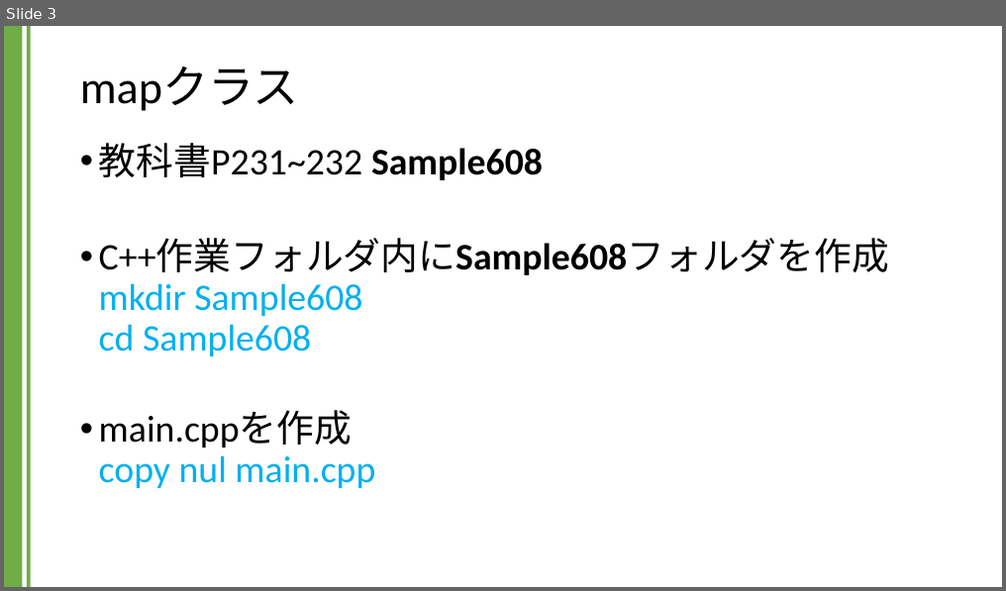
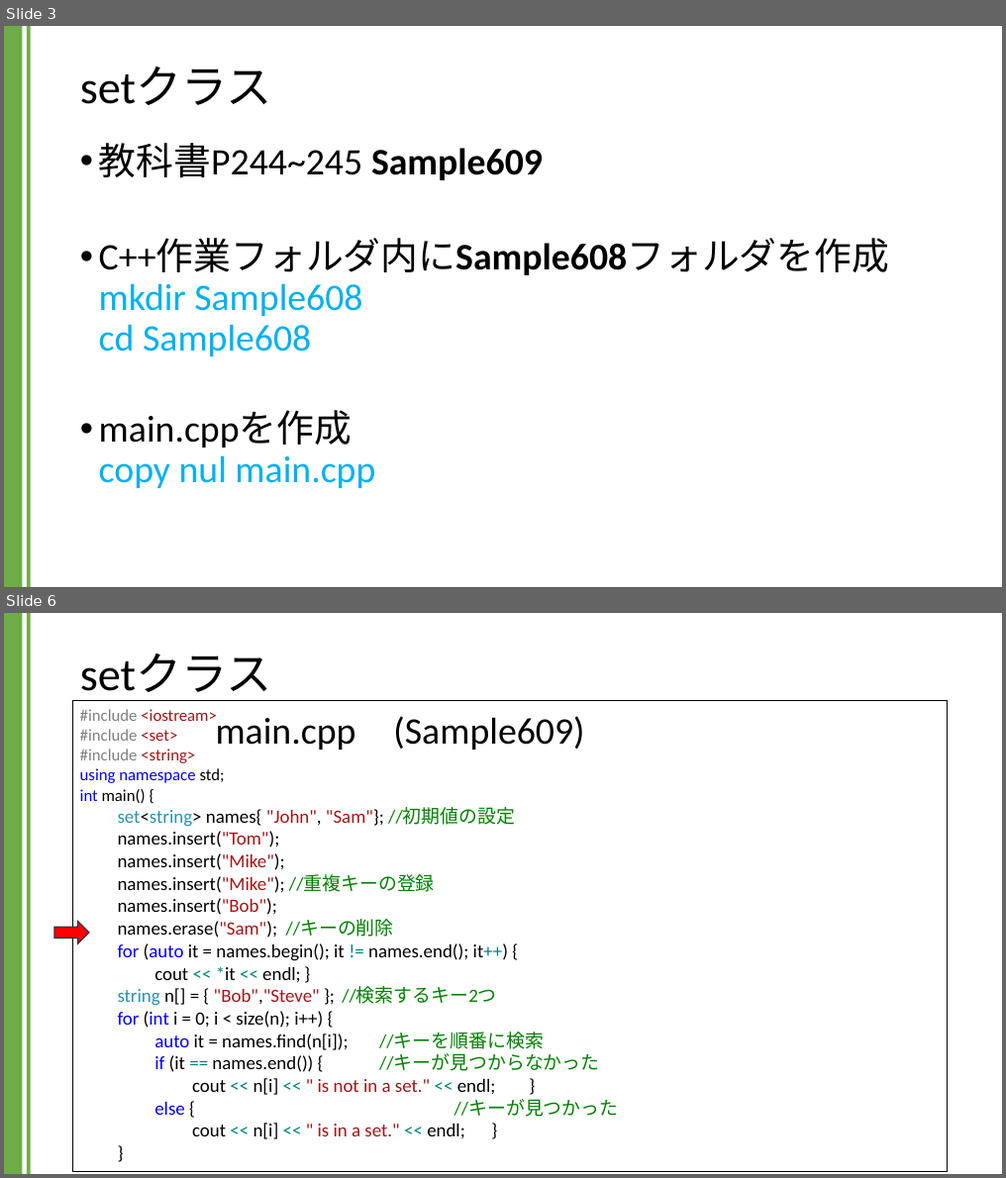
Before and after one commit to kic-murata/cpp2024, a slide deck: 授業資料/講義資料：Setクラス.pptx. Shown one above the other, each under a label of ours: slide 3 before the commit, slides 3 and 6 after it; the slides between them are not shown. The pictures are 1006x591 and 1006x1178 pixels, drawn with LibreOffice and Linux fonts; fonts in the diff are those of the drawing. Boxes give left, top, right and bottom in pixels: in the first picture for what was removed or moved away, otherwise in the second. Text is boxed around its words. In the diff, an @@ line names an element or a change of style, - is before the commit and + after.

```diff
--- a/授業資料/講義資料：Setクラス.pptx
+++ b/授業資料/講義資料：Setクラス.pptx
@@ slide 6 added at [4,613,1002,1174], background #FFFFFF; not listed: 2 template elements that a slide beside it also shows @@
@@ title added at [80,654,272,701], 44 pt, text #000000 @@
+setクラス
@@ rectangle added at [73,701,948,1172], outline #000000 0.75 pt, 18 pt, text #000000 @@
+#include <iostream>
+#include <set>
+#include <string>
+using namespace std;
+int main() {
+set<string> names{ "John", "Sam"}; //初期値の設定
+names.insert("Tom");
+names.insert("Mike");
+names.insert("Mike"); //重複キーの登録
+names.insert("Bob");
+names.erase("Sam"); //キーの削除
+for (auto it = names.begin(); it != names.end(); it++) {
+cout << *it << endl; }
+string n[] = { "Bob","Steve" }; //検索するキー2つ
+for (int i = 0; i < size(n); i++) {
+auto it = names.find(n[i]); //キーを順番に検索
+if (it == names.end()) { //キーが見つからなかった
+cout << n[i] << " is not in a set." << endl; }
+else { //キーが見つかった
+cout << n[i] << " is in a set." << endl; }
+}
@@ text added at [216,716,584,750], 36 pt, text #000000 @@
+main.cpp (Sample609)
@@ right arrow added at [54,922,89,945], fill #FF0000, outline #1E3256 1 pt @@
@@ slide 3 changed as well @@
@@ title at [80,67,272,105]: text changed @@
-mapクラス
+setクラス
@@ text at [99,143,543,180]: text changed @@
-• 教科書P231~232 Sample608
+• 教科書P244~245 Sample609
```
Also in this commit, not shown: 6 other slides changed, 2 other slides added, 3 slides removed, 1 other file.
